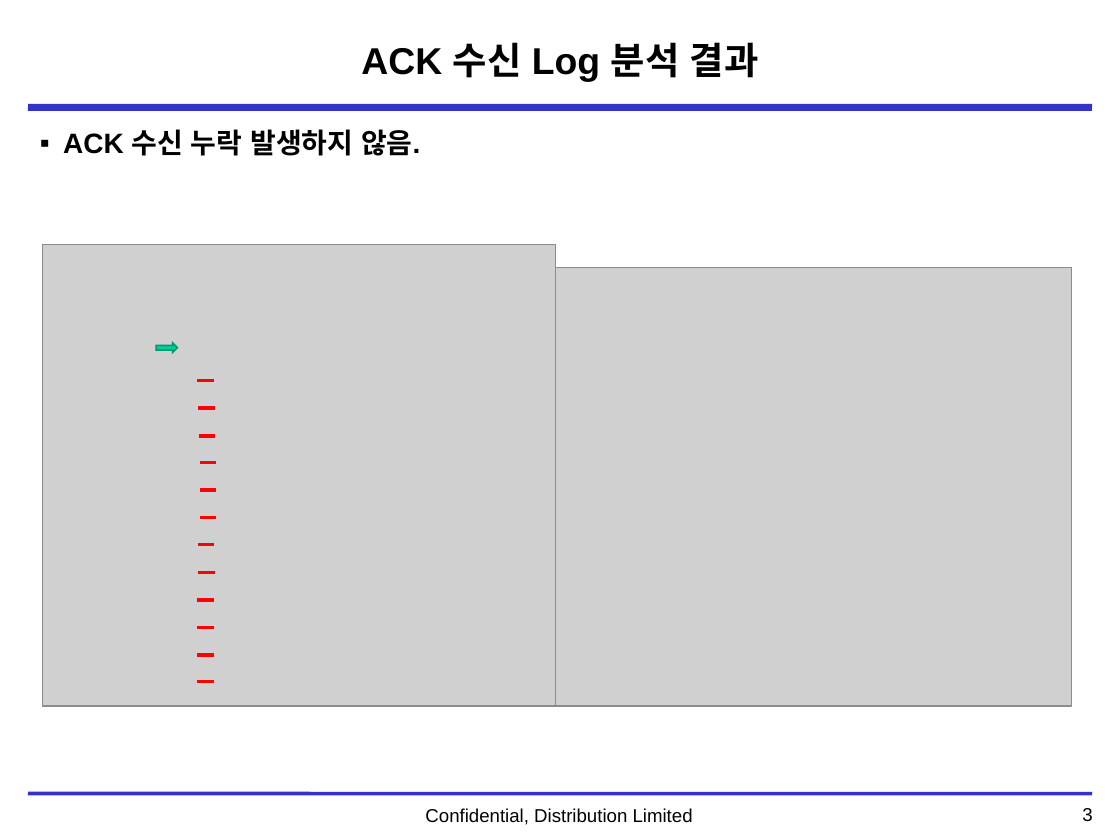
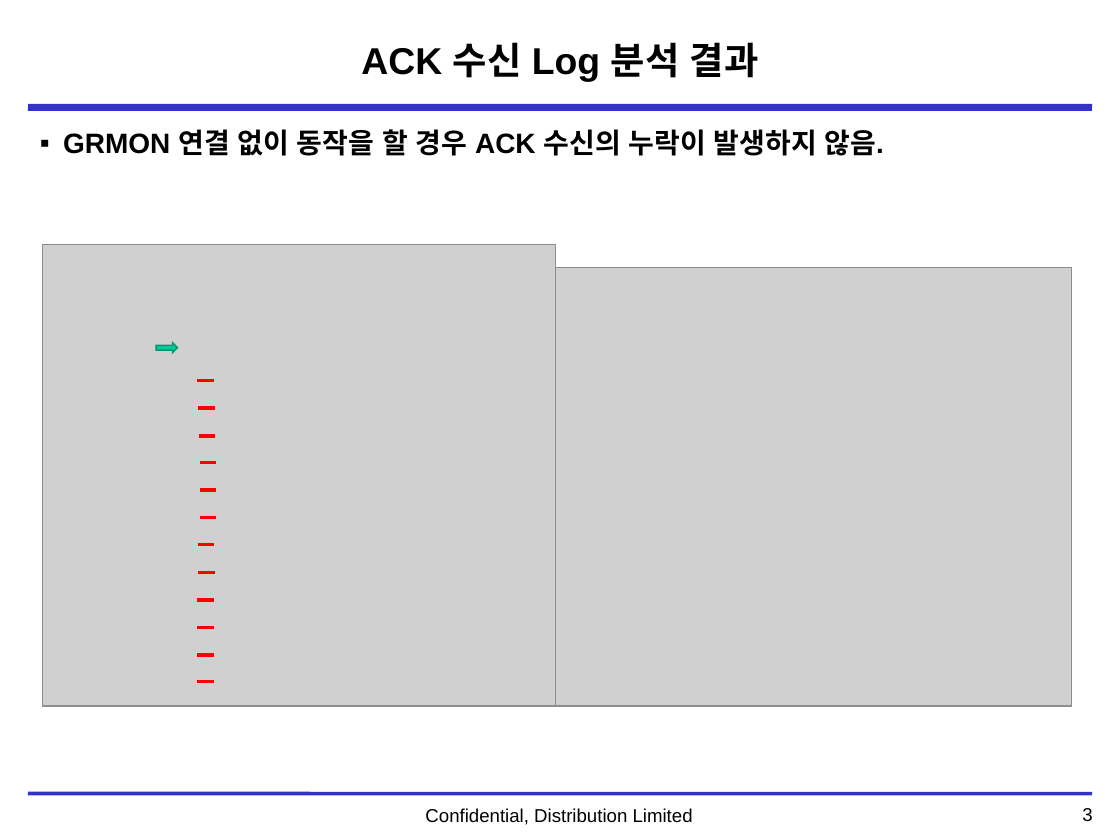
Before and after one commit to ds1hvh/Dev-Docu, a slide deck: slide 4 of 1. Project/DTNPL/Weekly Report/DTN_SBC-TRS28-분석 20200831.pptx. Drawn at 1120x840 pixels with LibreOffice and Linux fonts; fonts in the diff are those of the drawing; grey boxes stand for pictures; background and template pictures are left out. Boxes give left, top, right and bottom in pixels: in the first picture for what was removed or moved away, otherwise in the second. Text is boxed around its words. In the diff, an @@ line names an element or a change of style, - is before the commit and + after.

```diff
--- a/1. Project/DTNPL/Weekly Report/DTN_SBC-TRS28-분석 20200831.pptx
+++ b/1. Project/DTNPL/Weekly Report/DTN_SBC-TRS28-분석 20200831.pptx
@@ text at [63, 129, 884, 156]: text changed @@
-▪ ACK 수신 누락 발생하지 않음.
+▪ GRMON 연결 없이 동작을 할 경우 ACK 수신의 누락이 발생하지 않음.
```
Also in this commit, not shown: 1 other slide changed, 1 slide added, 1 other file.
